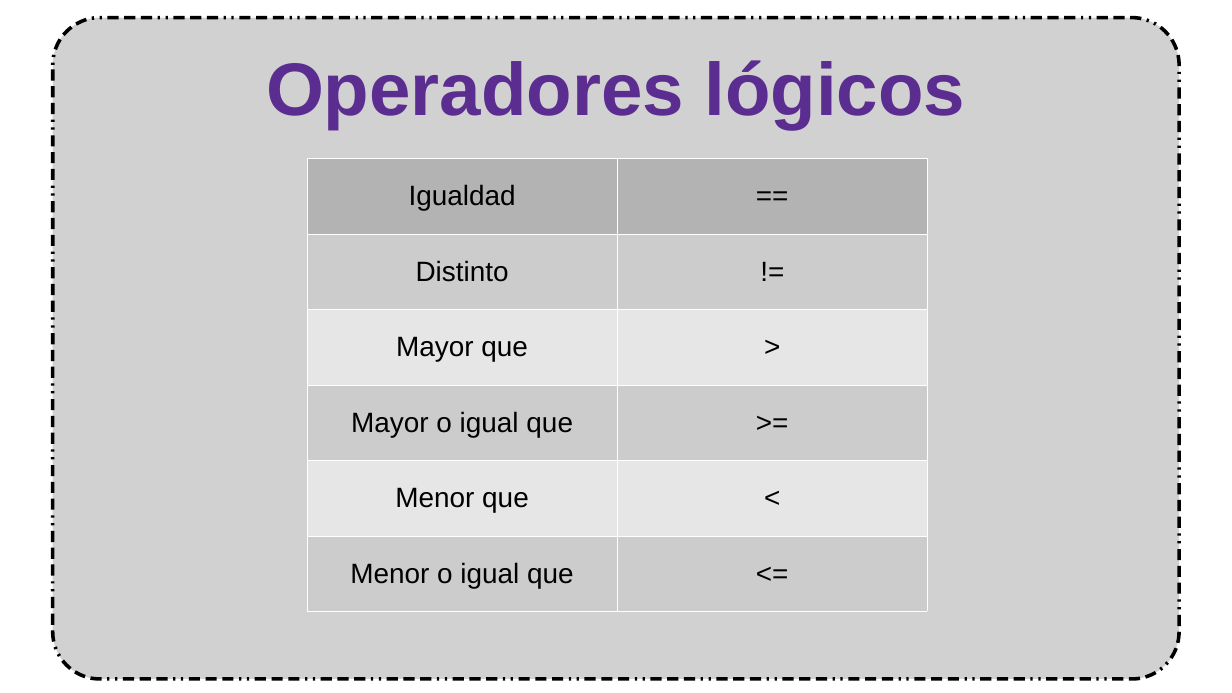
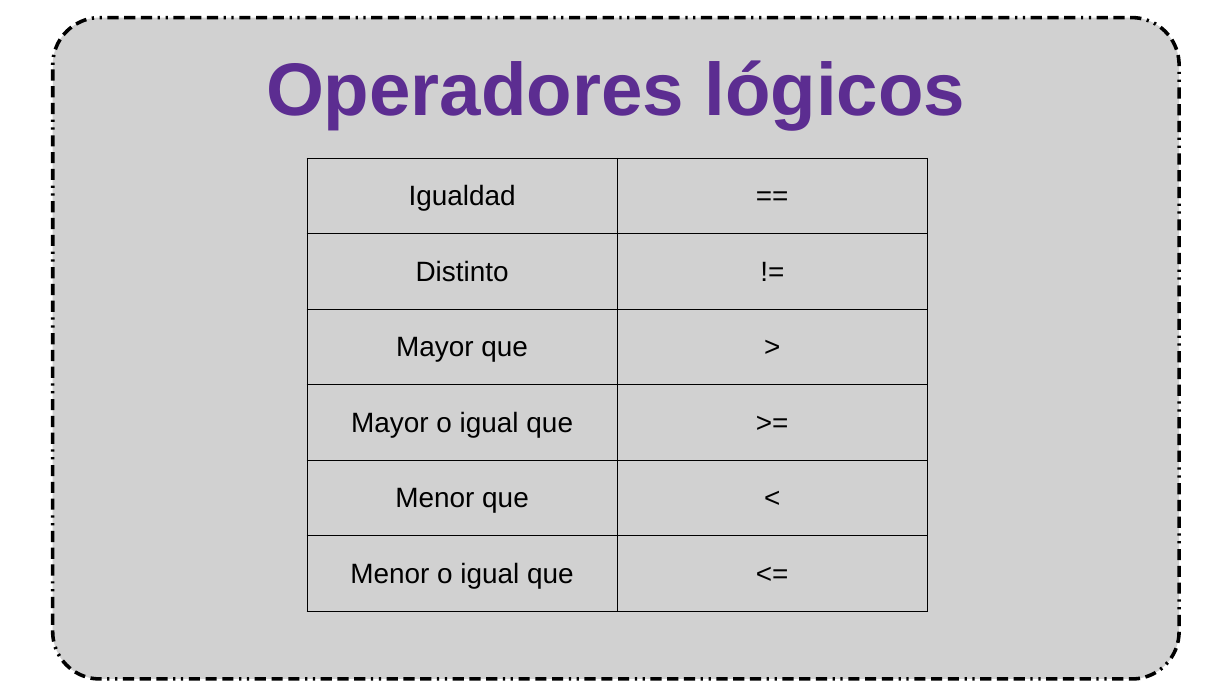
Before and after one commit to mruiz54/Ejercicios-Curso-de-Iniciaci-n-a-la-Programaci-n-en-Python, a slide deck: slide 13 of Presentación/Presentación Iniciación a Python.odp (slide 11 before the commit). Drawn at 1232x693 pixels with LibreOffice and Linux fonts; fonts in the diff are those of the drawing; background and template pictures are left out. Boxes give left, top, right and bottom in pixels: in the first picture for what was removed or moved away, otherwise in the second. Text is boxed around its words. In the diff, an @@ line names an element or a change of style, - is before the commit and + after.

```diff
--- a/Presentación/Presentación Iniciación a Python.odp
+++ b/Presentación/Presentación Iniciación a Python.odp
@@ table at (x1=307, y1=159, x2=929, y2=612) @@
@@ fill #B3B3B3 to none in row 1 @@
@@ fill #CCCCCC to none in 6 cells @@
@@ fill #E6E6E6 to none in 4 cells @@
@@ borders changed @@
```
Also in this commit, not shown: 3 other slides changed, 2 slides added, 1 other file.
